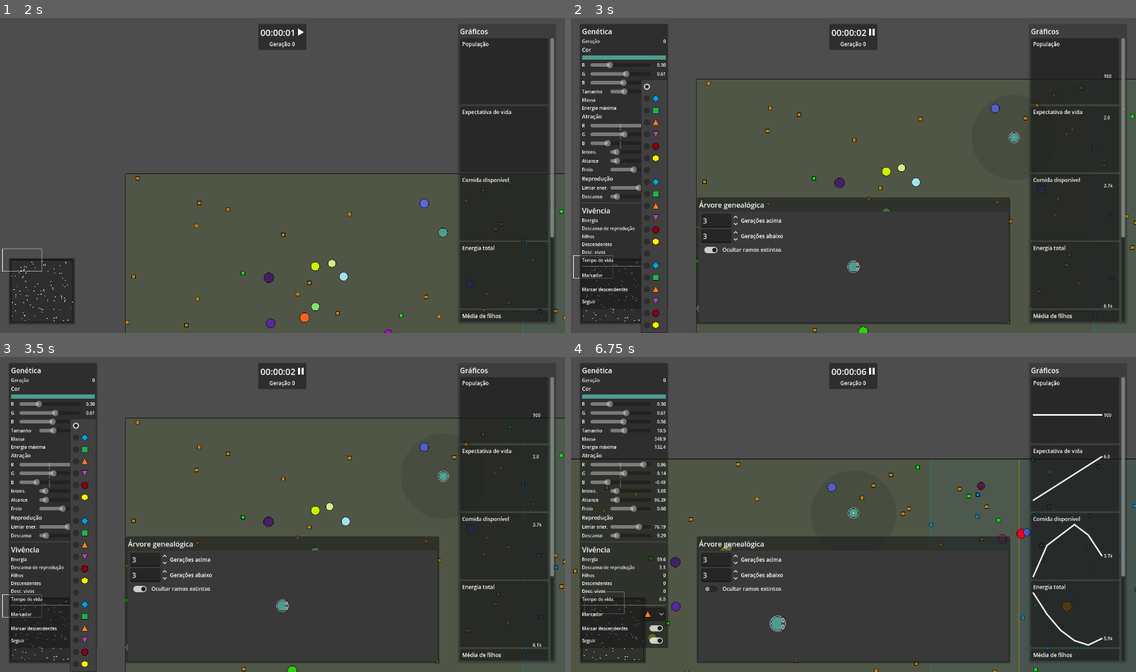
Above: before the commit, frames 1-4 (two rows, left to right).
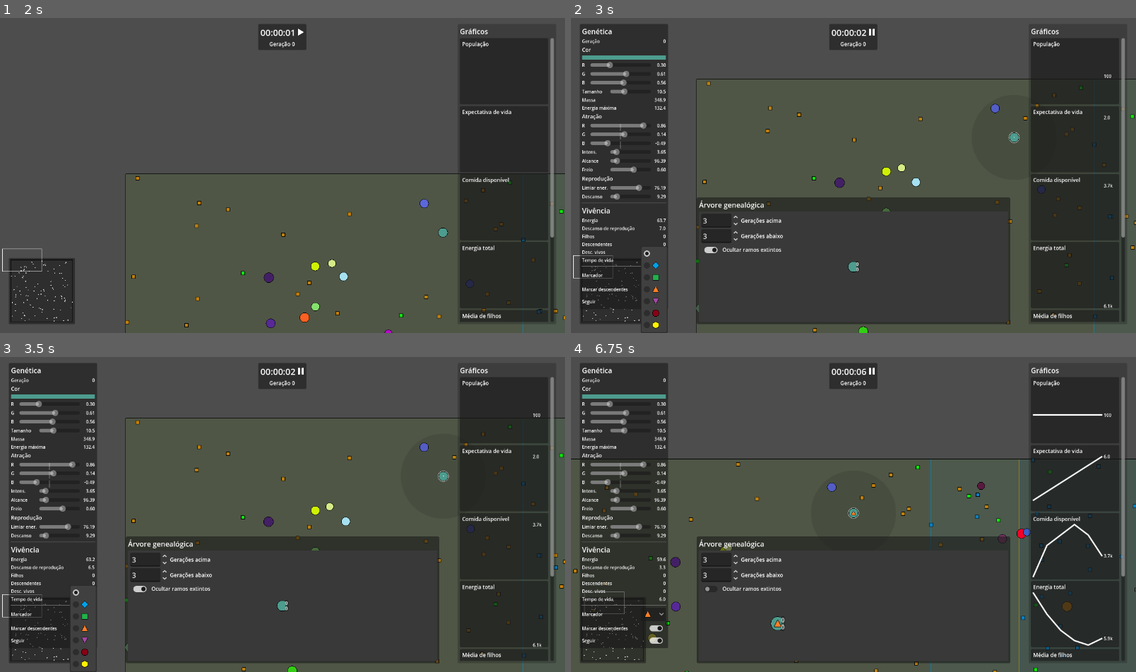
Above: after the commit, the same moments.

Repository: rodrigo-borges/attract-repel
Game: Godot game, scene res://world/world.tscn
The game is run twice, just before and just after one commit, with the same random seed, the same clock (stepped at 60 frames per second) and the same inputs. The project has no main scene, so this scene is started directly.
Inputs (mouse positions are in pixels of both pictures, inside the frame that each line leads up to):
- Up to frame 1 (2 s): tap Enter at 0.5 s; move the mouse to (519, 203) at 0.52 s; hold D (right) 0.53-1.25 s; hold F (follow) 0.53-1.25 s; click (299, 30) at 1.25 s
- Up to frame 2 (3 s): tap Space (pause) at 2 s; move the mouse to (1011, 232) at 2.02 s; hold S (down) 2.03-2.75 s; click (1011, 232) at 2.1 s; click (655, 276) at 2.75 s
- Up to frame 3 (3.5 s): no input
- Up to frame 4 (6.75 s): click (655, 627) at 3.5 s; click (655, 640) at 4.25 s; click (712, 590) at 5 s; move the mouse to (853, 605) at 5.77 s; hold D (right) 5.78-6.53 s; hold Middle mouse button (middle_click) 5.78-6.53 s; move the mouse to (797, 618) at 6.52 s; hold W (up) from 6.53 s (still down); tap Mouse wheel up (zoom_in) at 6.6 s

Frame 1 is identical in both runs. In frame 2, 0.5% of the frame differs, in the area x 12-52%, y 19-81%; in frame 3, 0.5%; in frame 4, less than 0.1%.
Error before the commit: Out of bounds get index '16' (on base: 'Array[Marker]') (res://world/hud/creature_card/marker_button.gd:28)

Commit message:
Corrige a lista duplicada de marcadores

Diff:
--- a/family_tree/family_tree.gd
+++ b/family_tree/family_tree.gd
@@ -37,6 +37,9 @@
 	l_above_input.value_changed.connect(func(value:float):layers_above=int(value);refresh())
 	l_below_input.value_changed.connect(func(value:float):layers_below=int(value);refresh())
 	hide_extinct_bt.toggled.connect(refresh.unbind(1))
+
+	select_highlight.set_visible(false)
+	hover_highlight.set_visible(false)
 
 func _process(_delta:float) -> void:
 	var bg_size:Vector2 = get_viewport().get_visible_rect().size/camera.zoom.x*2.
--- a/world/hud/creature_card/marker_button.gd
+++ b/world/hud/creature_card/marker_button.gd
@@ -8,6 +8,7 @@
 
 
 func _ready() -> void:
+	clear()
 	add_item(" ")
 	for m in markers:
 		add_icon_item(m.texture, m.resource_name)
Not shown, changed: README.md
